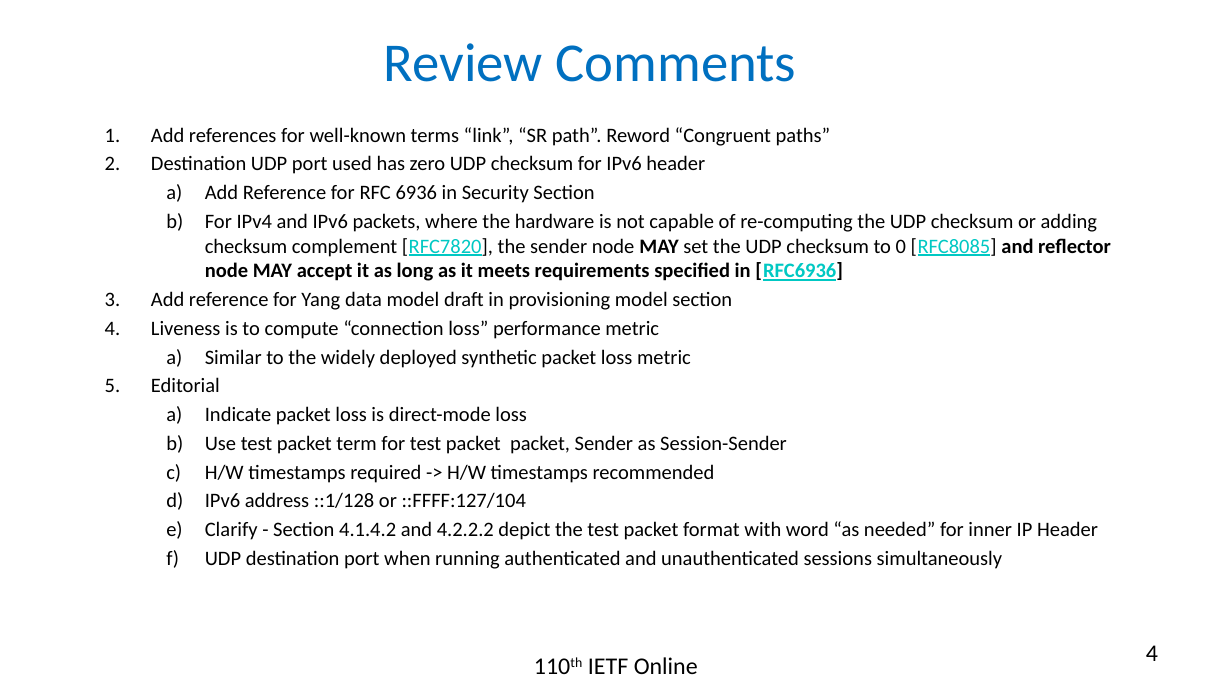
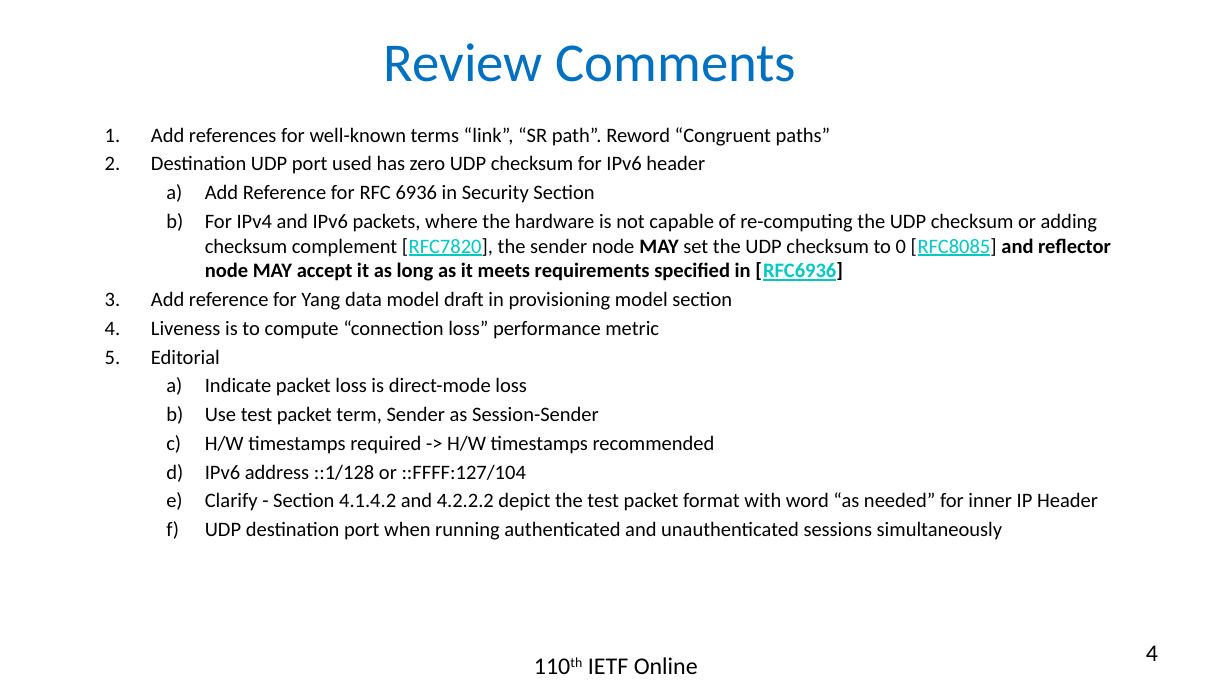
Before and after one commit to rakgandhi/ietf-slides, a slide deck: slide 4 of draft-gandhi-spring-stamp-srpm-04.pptx. Drawn at 1232x693 pixels with LibreOffice and Linux fonts; fonts in the diff are those of the drawing. Boxes give left, top, right and bottom in pixels: in the first picture for what was removed or moved away, otherwise in the second. Text is boxed around its words. In the diff, an @@ line names an element or a change of style, - is before the commit and + after.

```diff
--- a/draft-gandhi-spring-stamp-srpm-04.pptx
+++ b/draft-gandhi-spring-stamp-srpm-04.pptx
@@ text at [205, 349, 691, 368]: paragraph removed @@
-  a) Similar to the widely deployed synthetic packet loss metric
@@ text at [205, 406, 599, 425]: text changed @@
-  b) Use test packet term for test packet packet, Sender as Session-Sender
+  b) Use test packet term, Sender as Session-Sender
```
Also in this commit, not shown: 2 other slides changed, 3 other files.
